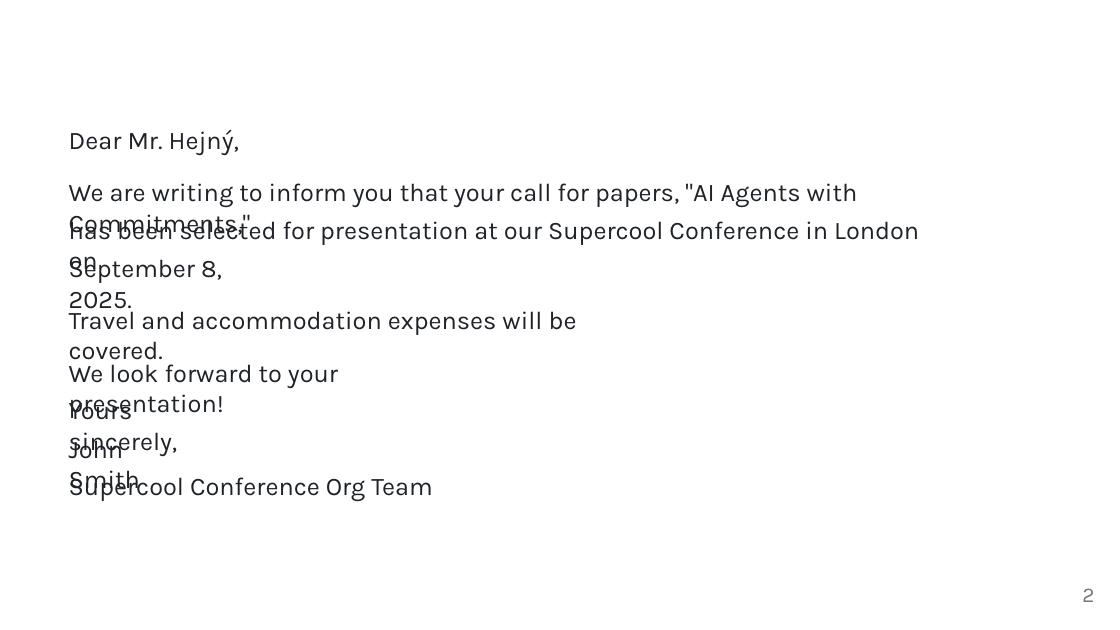
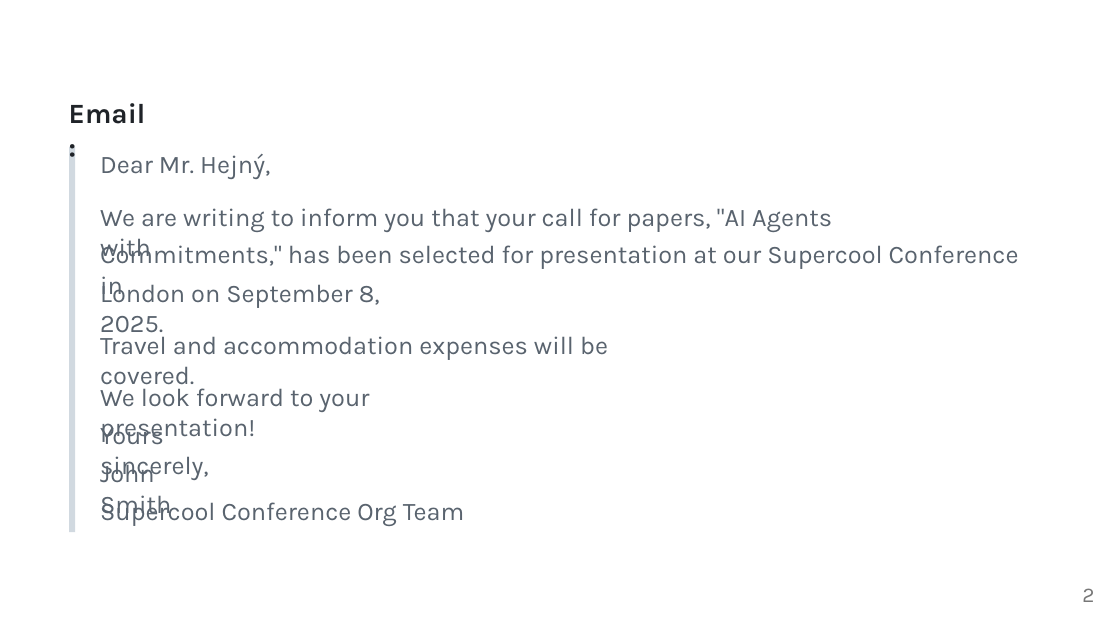
Before and after one commit to webgptorg/slides, a slide deck: slide 2 of Book-2.0.pptx. Drawn at 1120x630 pixels with LibreOffice and Linux fonts; fonts in the diff are those of the drawing. Boxes give left, top, right and bottom in pixels: in the first picture for what was removed or moved away, otherwise in the second. Text is boxed around its words. In the diff, an @@ line names an element or a change of style, - is before the commit and + after.

```diff
--- a/Book-2.0.pptx
+++ b/Book-2.0.pptx
@@ text added at [69, 103, 146, 124], 23.9 pt, text #1F2328, bold @@
+Email:
@@ freeform shape added at [69, 147, 75, 532], fill #D1D9E0 @@
@@ text at [100, 208, 832, 232]: text changed; text colour #1F2328 to #59636E @@
-We are writing to inform you that your call for papers, "AI Agents with Commitments,"
+We are writing to inform you that your call for papers, "AI Agents with
@@ text at [100, 241, 1019, 269]: text changed; text colour #1F2328 to #59636E @@
-has been selected for presentation at our Supercool Conference in London on
+Commitments," has been selected for presentation at our Supercool Conference in
@@ text at [100, 281, 380, 339]: text changed; text colour #1F2328 to #59636E @@
-September 8, 2025.
+London on September 8, 2025.
@@ 6 texts: place and size @@
-6 texts at [69, 130, 577, 502]
+6 texts at [100, 154, 608, 526]
@@ text colour #1F2328 to #59636E in 6 elements at [100, 331, 608, 390], [100, 383, 369, 443], [100, 497, 464, 526], [100, 154, 270, 179], [100, 461, 171, 519], [100, 423, 209, 480] @@
```
Also in this commit, not shown: 5 other slides changed, 8 slides added, 2 slides removed, 12 other files.
